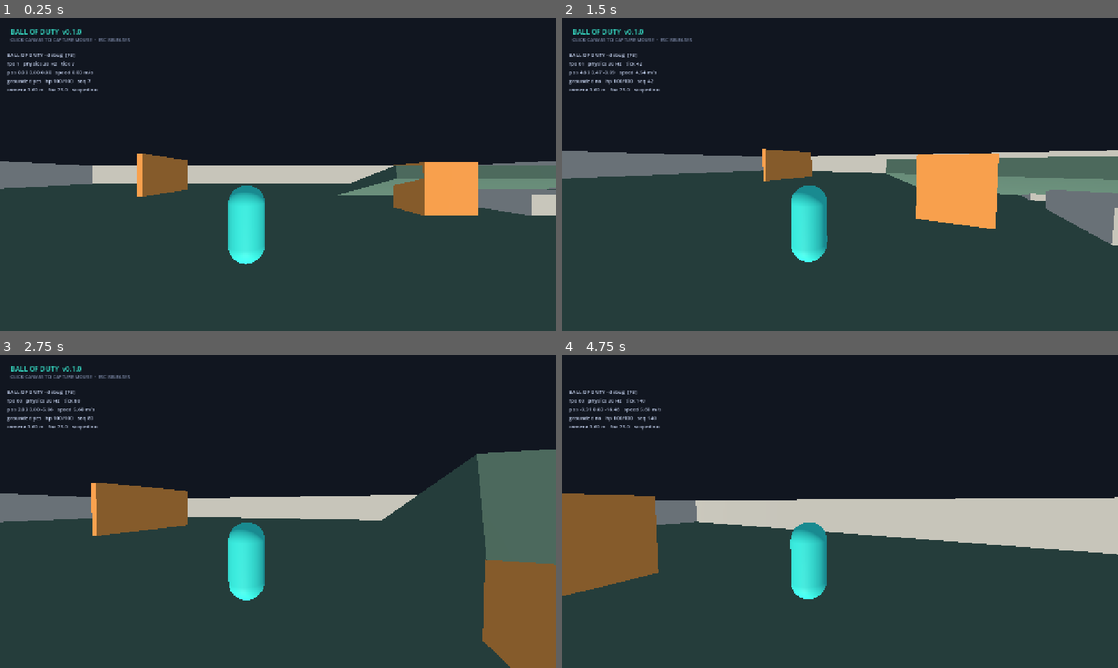
Above: before the commit, frames 1-4 (two rows, left to right).
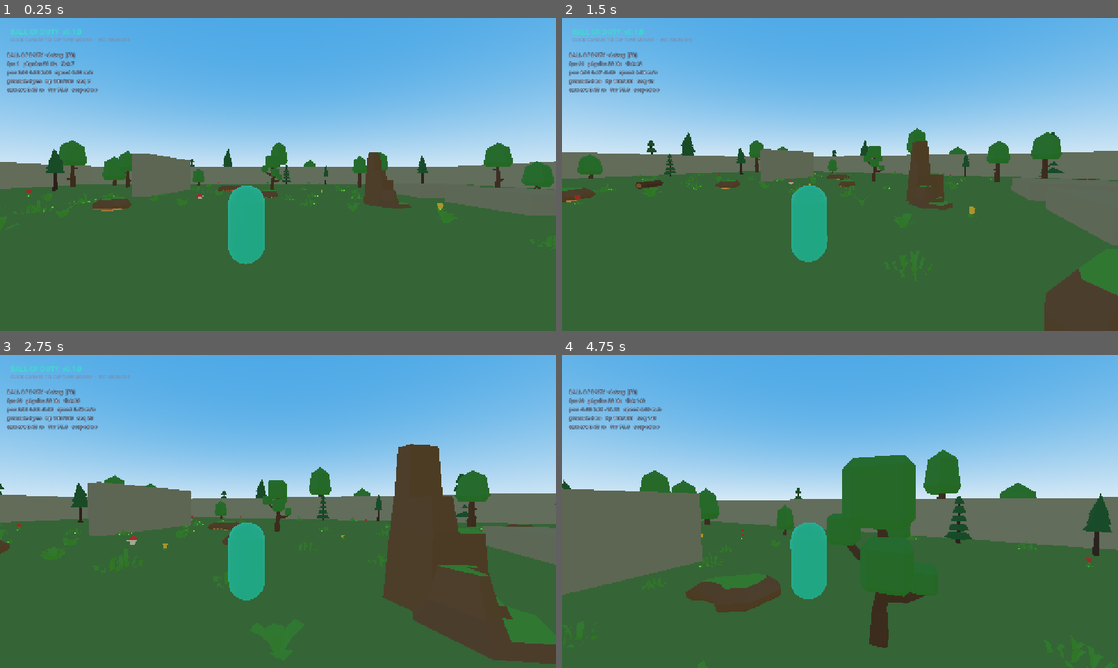
Above: after the commit, the same moments.

Repository: amirrezaalavi/ballofduty
Game: Godot game, scene res://scenes/main.tscn
Same seed, same stepped clock (60 frames per second), same inputs: the game is played once before the commit and once after it.
Inputs (mouse positions are in pixels of both pictures, inside the frame that each line leads up to):
- Up to frame 1 (0.25 s): no input
- Up to frame 2 (1.5 s): tap Enter at 0.5 s; move the mouse to (962, 158) at 0.52 s; hold D (move_right) 0.53-1.28 s; hold Right mouse button (aim) 0.53-1.28 s; click (962, 158) at 0.67 s; tap Space (jump) at 0.77 s; move the mouse to (812, 174) at 1.27 s; hold W (move_forward) from 1.28 s (still down); click (812, 174) at 1.35 s
- Up to frame 3 (2.75 s): keep holding W (move_forward); tap Space (jump) at 1.52 s; move the mouse to (289, 505) at 2.02 s; tap Tab (scoreboard) at 2.1 s
- Up to frame 4 (4.75 s): keep holding W (move_forward); move the mouse to (834, 517) at 2.77 s; tap Shift (sprint) at 2.85 s; click (834, 517) at 2.92 s; tap Space (jump) at 3.02, 3.77, 4.52 s; move the mouse to (878, 514) at 3.52 s; hold Right mouse button (aim) 3.53-4.28 s; move the mouse to (795, 508) at 4.27 s; click (795, 508) at 4.35 s

The runs differ from the first frame. In frame 1, 99% of the frame differs, in the area x 0-100%, y 0-100%; in frame 2, 98%; in frame 3, 97%; in frame 4, 100%.

Commit message:
CP2: Kenney nature arena, palette pass, deterministic scatter, budget checks

Diff:
--- a/scenes/main.tscn
+++ b/scenes/main.tscn
@@ -1,7 +1,7 @@
 [gd_scene load_steps=5 format=3]
 
 [ext_resource type="Script" path="res://scripts/game/main.gd" id="1_main"]
-[ext_resource type="PackedScene" path="res://scenes/maps/arena_greybox.tscn" id="2_arena"]
+[ext_resource type="PackedScene" path="res://scenes/maps/arena_nature.tscn" id="2_arena"]
 [ext_resource type="PackedScene" path="res://scenes/characters/player.tscn" id="3_player"]
 [ext_resource type="Script" path="res://scripts/ui/debug_overlay.gd" id="4_debug"]
 
--- /dev/null
+++ b/scenes/maps/arena_nature.tscn
@@ -0,0 +1,169 @@
+[gd_scene load_steps=15 format=3]
+
+[ext_resource type="Script" path="res://scripts/game/nature_arena.gd" id="1_arena"]
+
+[sub_resource type="ProceduralSkyMaterial" id="SkyMat"]
+sky_top_color = Color(0.239216, 0.529412, 0.827451, 1)
+sky_horizon_color = Color(0.74902, 0.862745, 0.94902, 1)
+sky_curve = 0.15
+ground_bottom_color = Color(0.180392, 0.25098, 0.2, 1)
+ground_horizon_color = Color(0.6, 0.701961, 0.62, 1)
+
+[sub_resource type="Sky" id="Sky_main"]
+sky_material = SubResource("SkyMat")
+
+[sub_resource type="Environment" id="Env_main"]
+background_mode = 2
+sky = SubResource("Sky_main")
+ambient_light_source = 2
+ambient_light_color = Color(0.78, 0.82, 0.72, 1)
+ambient_light_energy = 0.5
+tonemap_mode = 2
+tonemap_exposure = 0.95
+
+[sub_resource type="StandardMaterial3D" id="Mat_grass"]
+albedo_color = Color(0.329412, 0.521569, 0.278431, 1)
+roughness = 1.0
+
+[sub_resource type="StandardMaterial3D" id="Mat_stone"]
+albedo_color = Color(0.529412, 0.541176, 0.505882, 1)
+roughness = 1.0
+
+[sub_resource type="BoxMesh" id="Mesh_floor"]
+size = Vector3(72, 0.5, 72)
+
+[sub_resource type="BoxShape3D" id="Shape_floor"]
+size = Vector3(72, 0.5, 72)
+
+[sub_resource type="BoxMesh" id="Mesh_platform"]
+size = Vector3(4, 0.8, 4)
+
+[sub_resource type="BoxShape3D" id="Shape_platform"]
+size = Vector3(4, 0.8, 4)
+
+[sub_resource type="BoxMesh" id="Mesh_wall"]
+size = Vector3(1, 3, 7)
+
+[sub_resource type="BoxShape3D" id="Shape_wall"]
+size = Vector3(1, 3, 7)
+
+[sub_resource type="BoxShape3D" id="Shape_boundary_long"]
+size = Vector3(62, 4, 1)
+
+[sub_resource type="BoxShape3D" id="Shape_boundary_side"]
+size = Vector3(1, 4, 62)
+
+[node name="ArenaNature" type="Node3D"]
+script = ExtResource("1_arena")
+
+[node name="WorldEnvironment" type="WorldEnvironment" parent="."]
+environment = SubResource("Env_main")
+
+[node name="Sun" type="DirectionalLight3D" parent="."]
+transform = Transform3D(0.866025, 0, 0.5, 0.383022, 0.642788, -0.663414, -0.321394, 0.766044, 0.55667, 0, 20, 0)
+light_color = Color(1, 0.956863, 0.854902, 1)
+light_energy = 1.25
+shadow_enabled = true
+directional_shadow_mode = 1
+directional_shadow_max_distance = 80.0
+
+[node name="Floor" type="StaticBody3D" parent="."]
+collision_layer = 1
+collision_mask = 0
+
+[node name="CollisionShape3D" type="CollisionShape3D" parent="Floor"]
+transform = Transform3D(1, 0, 0, 0, 1, 0, 0, 0, 1, 0, -0.25, 0)
+shape = SubResource("Shape_floor")
+
+[node name="MeshInstance3D" type="MeshInstance3D" parent="Floor"]
+transform = Transform3D(1, 0, 0, 0, 1, 0, 0, 0, 1, 0, -0.25, 0)
+mesh = SubResource("Mesh_floor")
+material_override = SubResource("Mat_grass")
+
+[node name="BoundaryNorth" type="StaticBody3D" parent="."]
+transform = Transform3D(1, 0, 0, 0, 1, 0, 0, 0, 1, 0, 2, -30.5)
+collision_layer = 1
+collision_mask = 0
+
+[node name="CollisionShape3D" type="CollisionShape3D" parent="BoundaryNorth"]
+shape = SubResource("Shape_boundary_long")
+
+[node name="BoundarySouth" type="StaticBody3D" parent="."]
+transform = Transform3D(1, 0, 0, 0, 1, 0, 0, 0, 1, 0, 2, 30.5)
+collision_layer = 1
+collision_mask = 0
+
+[node name="CollisionShape3D" type="CollisionShape3D" parent="BoundarySouth"]
+shape = SubResource("Shape_boundary_long")
+
+[node name="BoundaryWest" type="StaticBody3D" parent="."]
+transform = Transform3D(1, 0, 0, 0, 1, 0, 0, 0, 1, -30.5, 2, 0)
+collision_layer = 1
+collision_mask = 0
+
+[node name="CollisionShape3D" type="CollisionShape3D" parent="BoundaryWest"]
+shape = SubResource("Shape_boundary_side")
+
+[node name="BoundaryEast" type="StaticBody3D" parent="."]
+transform = Transform3D(1, 0, 0, 0, 1, 0, 0, 0, 1, 30.5, 2, 0)
+collision_layer = 1
+collision_mask = 0
+
+[node name="CollisionShape3D" type="CollisionShape3D" parent="BoundaryEast"]
+shape = SubResource("Shape_boundary_side")
+
+[node name="PlatformA" type="StaticBody3D" parent="."]
+transform = Transform3D(1, 0, 0, 0, 1, 0, 0, 0, 1, 12, 0.4, -6)
+
+[node name="CollisionShape3D" type="CollisionShape3D" parent="PlatformA"]
+shape = SubResource("Shape_platform")
+
+[node name="MeshInstance3D" type="MeshInstance3D" parent="PlatformA"]
+mesh = SubResource("Mesh_platform")
+material_override = SubResource("Mat_stone")
+
+[node name="PlatformB" type="StaticBody3D" parent="."]
+transform = Transform3D(1, 0, 0, 0, 1, 0, 0, 0, 1, 12, 0.4, -12)
+
+[node name="CollisionShape3D" type="CollisionShape3D" parent="PlatformB"]
+shape = SubResource("Shape_platform")
+
+[node name="MeshInstance3D" type="MeshInstance3D" parent="PlatformB"]
+mesh = SubResource("Mesh_platform")
+material_override = SubResource("Mat_stone")
+
+[node name="CameraWall" type="StaticBody3D" parent="."]
+transform = Transform3D(1, 0, 0, 0, 1, 0, 0, 0, 1, -9, 1.5, -14)
+
+[node name="CollisionShape3D" type="CollisionShape3D" parent="CameraWall"]
+shape = SubResource("Shape_wall")
+
+[node name="MeshInstance3D" type="MeshInstance3D" parent="CameraWall"]
+mesh = SubResource("Mesh_wall")
+material_override = SubResource("Mat_stone")
+
+[node name="Props" type="Node3D" parent="."]
+
+[node name="Spawn01" type="Marker3D" parent="."]
+transform = Transform3D(1, 0, 0, 0, 1, 0, 0, 0, 1, 22, 0.1, 0)
+
+[node name="Spawn02" type="Marker3D" parent="."]
+transform = Transform3D(1, 0, 0, 0, 1, 0, 0, 0, 1, 15.5563, 0.1, 15.5563)
+
+[node name="Spawn03" type="Marker3D" parent="."]
+transform = Transform3D(1, 0, 0, 0, 1, 0, 0, 0, 1, 0, 0.1, 22)
+
+[node name="Spawn04" type="Marker3D" parent="."]
+transform = Transform3D(1, 0, 0, 0, 1, 0, 0, 0, 1, -15.5563, 0.1, 15.5563)
+
+[node name="Spawn05" type="Marker3D" parent="."]
+transform = Transform3D(1, 0, 0, 0, 1, 0, 0, 0, 1, -22, 0.1, 0)
+
+[node name="Spawn06" type="Marker3D" parent="."]
+transform = Transform3D(1, 0, 0, 0, 1, 0, 0, 0, 1, -15.5563, 0.1, -15.5563)
+
+[node name="Spawn07" type="Marker3D" parent="."]
+transform = Transform3D(1, 0, 0, 0, 1, 0, 0, 0, 1, 0, 0.1, -22)
+
+[node name="Spawn08" type="Marker3D" parent="."]
+transform = Transform3D(1, 0, 0, 0, 1, 0, 0, 0, 1, 15.5563, 0.1, -15.5563)
--- /dev/null
+++ b/scripts/game/nature_arena.gd
@@ -0,0 +1,348 @@
+extends Node3D
+## Nature arena dressing and collision.
+##
+## Deterministic (fixed seed) so the headless server and every web client build
+## the same map. Gameplay props are hand-placed; foliage is scattered with
+## rejection sampling. Rendering uses MultiMesh per prop type to keep draw calls
+## low, while large props get simple analytic collision shapes.
+
+const SEED := 20261028
+const PLAY_RADIUS := 30.0
+const SPAWN_CLEARANCE := 4.0
+const CENTER_CLEARANCE := 5.0
+
+const MODEL_DIR := "res://assets/kenney_nature/models/"
+const PALETTE := {
+	"grass": Color(0.301961, 0.619608, 0.25098),
+	"leafsGreen": Color(0.239216, 0.552941, 0.239216),
+	"leafsDark": Color(0.160784, 0.4, 0.2),
+	"woodBark": Color(0.360784, 0.243137, 0.152941),
+	"woodBarkDark": Color(0.270588, 0.176471, 0.117647),
+	"woodInner": Color(0.607843, 0.454902, 0.278431),
+	"dirt": Color(0.443137, 0.329412, 0.211765),
+	"stone": Color(0.556863, 0.572549, 0.545098),
+	"colorRed": Color(0.85, 0.25, 0.25),
+	"colorYellow": Color(0.95, 0.78, 0.25),
+	"_defaultMat": Color(0.9, 0.9, 0.86),
+}
+const MODELS := {
+	"tree_default": "tree_default",
+	"tree_detailed": "tree_detailed",
+	"tree_fat": "tree_fat",
+	"tree_pine": "tree_pineTallA",
+	"tree_pine_round": "tree_pineRoundA",
+	"tree_small": "tree_small",
+	"rock_large": "rock_largeA",
+	"rock_wide": "rock_largeC",
+	"rock_tall": "rock_tallA",
+	"rock_small": "rock_smallA",
+	"cliff": "cliff_block_stone",
+	"cliff_rock": "cliff_block_rock",
+	"bush": "plant_bush",
+	"bush_large": "plant_bushLarge",
+	"grass": "grass_large",
+	"flower_red": "flower_redA",
+	"flower_yellow": "flower_yellowA",
+	"mushroom": "mushroom_red",
+	"log": "log",
+	"stump": "stump_round",
+}
+
+# Hand-placed gameplay cover. Positions are (x, z, scale); the script adds the
+# ground offset and a trunk/rock collider.
+const HERO_TREES := [
+	Vector3(-18.0, -12.0, 2.6), Vector3(-15.5, -13.8, 2.2),
+	Vector3(14.0, -17.0, 2.8), Vector3(16.8, -14.5, 2.3),
+	Vector3(-14.0, 14.0, 2.7), Vector3(-11.5, 16.5, 2.2),
+	Vector3(18.0, 11.0, 2.5), Vector3(20.5, 8.0, 2.2),
+	Vector3(-22.0, -3.0, 2.4), Vector3(6.0, 19.0, 2.6),
+	Vector3(-4.0, -18.0, 2.4), Vector3(8.0, 12.0, 2.2),
+	Vector3(-20.0, 8.0, 2.3), Vector3(22.0, -10.0, 2.4),
+	Vector3(-8.0, 20.0, 2.0), Vector3(10.0, -20.0, 2.2),
+	Vector3(20.0, 18.0, 2.6), Vector3(-20.0, -18.0, 2.5),
+	Vector3(0.0, -16.0, 2.6),
+]
+const HERO_ROCKS := [
+	Vector3(-6.0, 6.0, 2.5), Vector3(7.0, 5.0, 2.2),
+	Vector3(6.0, -7.0, 2.8), Vector3(-7.0, -6.0, 2.0),
+	Vector3(18.0, -2.0, 2.4), Vector3(-18.0, 2.0, 2.6),
+	Vector3(0.0, -11.0, 1.8), Vector3(-3.0, 3.0, 1.5),
+	Vector3(4.0, 12.0, 1.8), Vector3(-10.0, 10.0, 2.0),
+	Vector3(14.0, 4.0, 1.6), Vector3(-4.0, -16.0, 2.2),
+	Vector3(16.0, -22.0, 1.8), Vector3(-16.0, -20.0, 2.0),
+	Vector3(0.0, 8.0, 2.4), Vector3(9.0, -1.0, 2.6),
+	Vector3(-9.0, 1.0, 2.2),
+]
+
+var _rng := RandomNumberGenerator.new()
+var _scene_cache: Dictionary = {}
+var _placements: Dictionary = {}
+var _colliders: Array[Dictionary] = []
+var _spawns: Array[Vector3] = []
+var _props_root: Node3D
+
+
+func _ready() -> void:
+	_props_root = get_node_or_null("Props") as Node3D
+	if _props_root == null:
+		_props_root = Node3D.new()
+		_props_root.name = "Props"
+		add_child(_props_root)
+
+	for child in get_children():
+		if child is Marker3D and child.name.begins_with("Spawn"):
+			_spawns.append(child.position)
+
+	_rng.seed = SEED
+	_place_hero_props()
+	_place_border()
+	_scatter_foliage()
+	_build_multimeshes()
+	_build_colliders()
+
+
+func _place_hero_props() -> void:
+	for spot: Vector3 in HERO_TREES:
+		var scale_value := spot.z
+		if not _is_clear(Vector3(spot.x, 0.0, spot.y), 2.0):
+			continue
+		var basis := Basis(Vector3.UP, _rng.randf_range(0.0, TAU)).scaled(Vector3.ONE * scale_value)
+		_add_instance("tree_default" if _rng.randf() < 0.5 else "tree_detailed",
+			Transform3D(basis, Vector3(spot.x, 0.03, spot.y)))
+		_colliders.append({
+			"shape": "cylinder", "pos": Vector3(spot.x, 0.0, spot.y),
+			"radius": 0.36 * scale_value, "height": 1.6 * scale_value,
+		})
+
+	for spot: Vector3 in HERO_ROCKS:
+		var scale_value := spot.z
+		if not _is_clear(Vector3(spot.x, 0.0, spot.y), 1.0):
+			continue
+		var key := "rock_tall" if scale_value >= 2.6 else "rock_large"
+		var basis := Basis(Vector3.UP, _rng.randf_range(0.0, TAU)).scaled(Vector3.ONE * scale_value)
+		_add_instance(key, Transform3D(basis, Vector3(spot.x, 0.03, spot.y)))
+		if key == "rock_tall":
+			_colliders.append({
+				"shape": "cylinder", "pos": Vector3(spot.x, 0.0, spot.y),
+				"radius": 0.45 * scale_value, "height": 0.95 * scale_value,
+			})
+		else:
+			_colliders.append({
+				"shape": "cylinder", "pos": Vector3(spot.x, 0.0, spot.y),
+				"radius": 0.48 * scale_value, "height": 0.45 * scale_value,
+			})
+
+	# A couple of fallen logs and stumps as low cover landmarks.
+	_add_instance("log", Transform3D(
+		Basis(Vector3.UP, 0.6).scaled(Vector3.ONE * 2.4), Vector3(-12.0, 0.12, -3.0)))
+	_add_instance("stump", Transform3D(
+		Basis(Vector3.UP, 1.2).scaled(Vector3.ONE * 2.5), Vector3(11.0, 0.03, 14.0)))
+
+
+func _place_border() -> void:
+	# Decorative trees outside the playable walls.
+	for i in 28:
+		var angle := TAU * float(i) / 28.0 + _rng.randf_range(-0.06, 0.06)
+		var radius := _rng.randf_range(33.0, 36.5)
+		var key: String = ["tree_pine", "tree_default", "tree_fat", "tree_pine_round"][i % 4]
+		var scale_value := _rng.randf_range(3.0, 4.6)
+		var pos := Vector3(cos(angle) * radius, 0.03, sin(angle) * radius)
+		_add_instance(key, Transform3D(
+			Basis(Vector3.UP, _rng.randf_range(0.0, TAU)).scaled(Vector3.ONE * scale_value), pos))
+
+	# Inner tree line hides the rock wall and gives the arena depth.
+	for i in 20:
+		var angle := TAU * float(i) / 20.0 + _rng.randf_range(-0.12, 0.12)
+		var radius := _rng.randf_range(26.0, 28.5)
+		var pos := Vector3(cos(angle) * radius, 0.03, sin(angle) * radius)
+		if not _spawn_clear(pos, 5.0):
+			continue
+		var key: String = ["tree_pine", "tree_default", "tree_fat", "tree_pine_round"][i % 4]
+		var scale_value := _rng.randf_range(2.0, 3.0)
+		_add_instance(key, Transform3D(
+			Basis(Vector3.UP, _rng.randf_range(0.0, TAU)).scaled(Vector3.ONE * scale_value), pos))
+		_colliders.append({
+			"shape": "cylinder", "pos": pos,
+			"radius": 0.36 * scale_value, "height": 1.6 * scale_value,
+		})
+
+	# Rock wall just outside the invisible boundary.
+	for side in 4:
+		for step in 16:
+			var along := -30.0 + float(step) * 4.0 + 2.0
+			var pos := Vector3.ZERO
+			var yaw := 0.0
+			match side:
+				0:
+					pos = Vector3(along, 0.03, -31.2)
+				1:
+					pos = Vector3(along, 0.03, 31.2)
+					yaw = PI
+				2:
+					pos = Vector3(-31.2, 0.03, along)
+					yaw = PI * 0.5
+				3:
+					pos = Vector3(31.2, 0.03, along)
+					yaw = PI * 0.5
+			var basis := Basis(Vector3.UP, yaw).scaled(Vector3(4.0, 3.0, 4.0))
+			_add_instance("cliff", Transform3D(basis, pos))
+			_colliders.append({
+				"shape": "box", "pos": Vector3(pos.x, 1.5, pos.z),
+				"size": Vector3(4.1, 3.0, 4.1),
+			})
+
+
+func _scatter_foliage() -> void:
+	var foliage := ["bush", "bush_large", "grass", "flower_red", "flower_yellow", "mushroom"]
+	var counts := {"bush": 18, "bush_large": 12, "grass": 80, "flower_red": 18, "flower_yellow": 18, "mushroom": 14}
+	for key: String in foliage:
+		for _i in int(counts[key]):
+			var pos := _random_ground_point(6.0, 28.0)
+			if pos == Vector3.INF:
+				continue
+			var scale_value := _rng.randf_range(1.4, 2.4)
+			_add_instance(key, Transform3D(
+				Basis(Vector3.UP, _rng.randf_range(0.0, TAU)).scaled(Vector3.ONE * scale_value), pos))
+
+
+func _random_ground_point(min_radius: float, max_radius: float) -> Vector3:
+	for _attempt in 24:
+		var angle := _rng.randf_range(0.0, TAU)
+		var radius := _rng.randf_range(min_radius, max_radius)
+		var pos := Vector3(cos(angle) * radius, 0.02, sin(angle) * radius)
+		if not _is_clear(pos, 1.2):
+			continue
+		if _in_platform_zone(pos):
+			continue
+		return pos
+	return Vector3.INF
+
+
+func _spawn_clear(pos: Vector3, clearance: float) -> bool:
+	for spawn: Vector3 in _spawns:
+		if Vector2(pos.x - spawn.x, pos.z - spawn.z).length() < clearance:
+			return false
+	return true
+
+
+func _is_clear(pos: Vector3, clearance: float) -> bool:
+	if Vector2(pos.x, pos.z).length() < CENTER_CLEARANCE:
+		return false
+	for spawn: Vector3 in _spawns:
+		if Vector2(pos.x - spawn.x, pos.z - spawn.z).length() < SPAWN_CLEARANCE + clearance:
+			return false
+	for key: String in _placements:
+		var list: Array = _placements[key]
+		for xform: Transform3D in list:
+			if Vector2(xform.origin.x - pos.x, xform.origin.z - pos.z).length() < clearance + 1.0:
+				return false
+	return true
+
+
+func _in_platform_zone(pos: Vector3) -> bool:
+	return pos.x > 8.0 and pos.x < 16.0 and pos.z > -16.0 and pos.z < -2.0
+
+
+func _add_instance(key: String, xform: Transform3D) -> void:
+	if not _placements.has(key):
+		var list: Array[Transform3D] = []
+		_placements[key] = list
+	_placements[key].append(xform)
+
+
+func _build_multimeshes() -> void:
+	for key: String in _placements:
+		var xforms: Array = _placements[key]
+		var packed := _load_model(key)
+		if packed == null:
+			continue
+		var probe := packed.instantiate()
+		var mesh_instance := _first_mesh(probe)
+		if mesh_instance == null or mesh_instance.mesh == null:
+			probe.free()
+			push_warning("No mesh in " + key)
+			continue
+
+		_restyle_mesh(mesh_instance.mesh)
+
+		var multimesh := MultiMesh.new()
+		multimesh.transform_format = MultiMesh.TRANSFORM_3D
+		multimesh.mesh = mesh_instance.mesh
+		multimesh.instance_count = xforms.size()
+		var base_transform := mesh_instance.transform
+		for index in xforms.size():
+			multimesh.set_instance_transform(index, xforms[index] * base_transform)
+
+		var instance := MultiMeshInstance3D.new()
+		instance.name = "MM_" + key
+		instance.multimesh = multimesh
+		instance.cast_shadow = (
+			GeometryInstance3D.SHADOW_CASTING_SETTING_ON
+			if key.begins_with("tree") or key.begins_with("rock") or key.begins_with("log") or key == "stump"
+			else GeometryInstance3D.SHADOW_CASTING_SETTING_OFF
+		)
+		_props_root.add_child(instance)
+		probe.free()
+
+
+func _build_colliders() -> void:
+	for collider: Dictionary in _colliders:
+		var body := StaticBody3D.new()
+		body.name = "PropCollider"
+		body.collision_layer = 1
+		body.collision_mask = 0
+		body.position = collider["pos"]
+
+		var shape_node := CollisionShape3D.new()
+		if collider["shape"] == "box":
+			var box := BoxShape3D.new()
+			box.size = collider["size"]
+			shape_node.shape = box
+		else:
+			var cylinder := CylinderShape3D.new()
+			cylinder.radius = collider["radius"]
+			cylinder.height = collider["height"]
+			shape_node.shape = cylinder
+			shape_node.position.y = float(collider["height"]) * 0.5
+
+		body.add_child(shape_node)
+		_props_root.add_child(body)
+
+
+func _restyle_mesh(mesh: Mesh) -> void:
+	for surface in mesh.get_surface_count():
+		var material := mesh.surface_get_material(surface) as StandardMaterial3D
+		if material == null:
+			continue
+		var key := String(material.resource_name)
+		if not PALETTE.has(key):
+			continue
+		var restyled := StandardMaterial3D.new()
+		restyled.resource_name = key
+		restyled.albedo_color = PALETTE[key]
+		restyled.metallic = 0.0
+		restyled.roughness = 1.0
+		restyled.specular_mode = BaseMaterial3D.SPECULAR_DISABLED
+		mesh.surface_set_material(surface, restyled)
+
+
+func _load_model(key: String) -> PackedScene:
+	if _scene_cache.has(key):
+		return _scene_cache[key]
+	var path := MODEL_DIR + String(MODELS[key]) + ".glb"
+	var packed := load(path) as PackedScene
+	if packed == null:
+		push_error("Missing model: " + path)
+		return null
+	_scene_cache[key] = packed
+	return packed
+
+
+func _first_mesh(node: Node) -> MeshInstance3D:
+	if node is MeshInstance3D:
+		return node as MeshInstance3D
+	for child in node.get_children():
+		var found := _first_mesh(child)
+		if found:
+			return found
+	return null
--- /dev/null
+++ b/tests/headless/arena_stats.gd
@@ -0,0 +1,90 @@
+extends SceneTree
+## Loads the nature arena, runs its deterministic scatter, and reports the
+## rendering/collision budget. Fails if CP2 limits are exceeded.
+
+const MAX_DRAW_CALLS := 150
+const MAX_TRIANGLES := 250_000
+
+var _draw_calls := 0
+var _triangles := 0
+var _instances := 0
+var _colliders := 0
+
+
+func _init() -> void:
+	_run()
+
+
+func _run() -> void:
+	await process_frame
+	var packed := load("res://scenes/maps/arena_nature.tscn") as PackedScene
+	if packed == null:
+		push_error("arena_nature.tscn failed to load")
+		quit(1)
+		return
+
+	var arena := packed.instantiate() as Node3D
+	root.add_child(arena)
+	await process_frame
+	await physics_frame
+	_count_node(arena)
+	var blocked_spawns := _blocked_spawns(arena)
+	print("arena_stats: draw_calls=%d triangles=%d prop_instances=%d colliders=%d blocked_spawns=%d" % [
+		_draw_calls, _triangles, _instances, _colliders, blocked_spawns,
+	])
+
+	var ok := true
+	if _draw_calls > MAX_DRAW_CALLS:
+		push_error("draw calls %d exceed %d" % [_draw_calls, MAX_DRAW_CALLS])
+		ok = false
+	if _triangles > MAX_TRIANGLES:
+		push_error("triangles %d exceed %d" % [_triangles, MAX_TRIANGLES])
+		ok = false
+	if _instances < 80:
+		push_error("scatter produced too few props: %d" % _instances)
+		ok = false
+	if blocked_spawns > 0:
+		push_error("%d spawn point(s) are blocked by geometry" % blocked_spawns)
+		ok = false
+
+	arena.free()
+	quit(0 if ok else 1)
+
+
+func _blocked_spawns(arena: Node3D) -> int:
+	var space := arena.get_world_3d().direct_space_state
+	var shape := SphereShape3D.new()
+	shape.radius = 0.55
+	var query := PhysicsShapeQueryParameters3D.new()
+	query.shape = shape
+	query.collision_mask = 1
+	var blocked := 0
+	for child in arena.get_children():
+		if not (child is Marker3D) or not child.name.begins_with("Spawn"):
+			continue
+		var marker := child as Marker3D
+		query.transform = Transform3D(Basis(), marker.position + Vector3.UP * 0.7)
+		if not space.intersect_shape(query, 1).is_empty():
+			blocked += 1
+			push_warning("Spawn blocked: " + marker.name)
+	return blocked
+
+
+func _count_node(node: Node) -> void:
+	if node is MultiMeshInstance3D:
+		var mmi := node as MultiMeshInstance3D
+		var mesh := mmi.multimesh.mesh
+		var count := mmi.multimesh.instance_count
+		_instances += count
+		if mesh:
+			_draw_calls += mesh.get_surface_count()
+			_triangles += (mesh.get_faces().size() / 3) * count
+	elif node is MeshInstance3D:
+		var mesh_instance := node as MeshInstance3D
+		if mesh_instance.mesh:
+			_draw_calls += mesh_instance.mesh.get_surface_count()
+			_triangles += mesh_instance.mesh.get_faces().size() / 3
+	if node is StaticBody3D:
+		_colliders += 1
+	for child in node.get_children():
+		_count_node(child)
--- a/tests/headless/smoke_test.gd
+++ b/tests/headless/smoke_test.gd
@@ -42,6 +42,24 @@
 		"LocomotionComponent", "InputHandler", "HealthComponent"])
 	_check_scene("res://scenes/maps/arena_greybox.tscn",
 		["Floor", "Ramp", "PlatformA", "PlatformB", "CameraWall", "Spawn01", "Spawn08"])
+	_check_scene("res://scenes/maps/arena_nature.tscn",
+		["Floor", "PlatformA", "PlatformB", "CameraWall", "Props", "Spawn01", "Spawn08"])
+
+	var nature_scene := load("res://scenes/maps/arena_nature.tscn") as PackedScene
+	if nature_scene:
+		var nature := nature_scene.instantiate()
+		var spawns: Array[Vector3] = []
+		for child in nature.get_children():
+			if child is Marker3D and child.name.begins_with("Spawn"):
+				spawns.append((child as Marker3D).position)
+		_check(spawns.size() == 8, "nature arena has 8 spawn points")
+		var too_close := false
+		for a in spawns.size():
+			for b in range(a + 1, spawns.size()):
+				if spawns[a].distance_to(spawns[b]) < 15.0:
+					too_close = true
+		_check(not too_close, "all spawn points are at least 15 m apart")
+		nature.free()
 
 	var stats := load("res://resources/players/default_player.tres") as PlayerStats
 	_check(stats != null, "default PlayerStats resource loads")
--- /dev/null
+++ b/tools/inspect_assets.gd
@@ -0,0 +1,48 @@
+extends SceneTree
+## Dev helper: print GLB bounds/surface counts so collision shapes and scatter
+## scales are based on data, not guesses.
+
+
+func _init() -> void:
+	var dir := DirAccess.open("res://assets/kenney_nature/models")
+	if dir == null:
+		push_error("models folder missing")
+		quit(1)
+		return
+	var files := dir.get_files()
+	files.sort()
+	for file: String in files:
+		if not file.ends_with(".glb"):
+			continue
+		var packed := load("res://assets/kenney_nature/models/" + file) as PackedScene
+		if packed == null:
+			print("%s: FAILED TO LOAD" % file)
+			continue
+		var instance := packed.instantiate()
+		var bounds := AABB()
+		var surfaces := 0
+		var found := _collect(instance, bounds, surfaces)
+		bounds = found[0]
+		surfaces = found[1]
+		print("%-26s size=(%.2f, %.2f, %.2f) y=[%.2f..%.2f] surfaces=%d" % [
+			file.get_basename(), bounds.size.x, bounds.size.y, bounds.size.z,
+			bounds.position.y, bounds.position.y + bounds.size.y, surfaces,
+		])
+		instance.free()
+	quit(0)
+
+
+func _collect(node: Node, bounds: AABB, surfaces: int) -> Array:
+	var accumulated := bounds
+	var surface_count := surfaces
+	if node is MeshInstance3D:
+		var mesh_instance := node as MeshInstance3D
+		if mesh_instance.mesh:
+			surface_count += mesh_instance.mesh.get_surface_count()
+			var box := mesh_instance.transform * mesh_instance.mesh.get_aabb()
+			accumulated = box if accumulated.size == Vector3.ZERO else accumulated.merge(box)
+	for child in node.get_children():
+		var result := _collect(child, accumulated, surface_count)
+		accumulated = result[0]
+		surface_count = result[1]
+	return [accumulated, surface_count]
Not shown, added: assets/kenney_nature/License.txt
Binary file added: assets/kenney_nature/models/cliff_block_rock.glb
Not shown, added: assets/kenney_nature/models/cliff_block_rock.glb.import
Binary file added: assets/kenney_nature/models/cliff_block_stone.glb
Not shown, added: assets/kenney_nature/models/cliff_block_stone.glb.import
Binary file added: assets/kenney_nature/models/flower_redA.glb
Not shown, added: assets/kenney_nature/models/flower_redA.glb.import
Binary file added: assets/kenney_nature/models/flower_yellowA.glb
Not shown, added: assets/kenney_nature/models/flower_yellowA.glb.import
Binary file added: assets/kenney_nature/models/grass.glb
Not shown, added: assets/kenney_nature/models/grass.glb.import
Binary file added: assets/kenney_nature/models/grass_large.glb
(and 42 more such lines)
